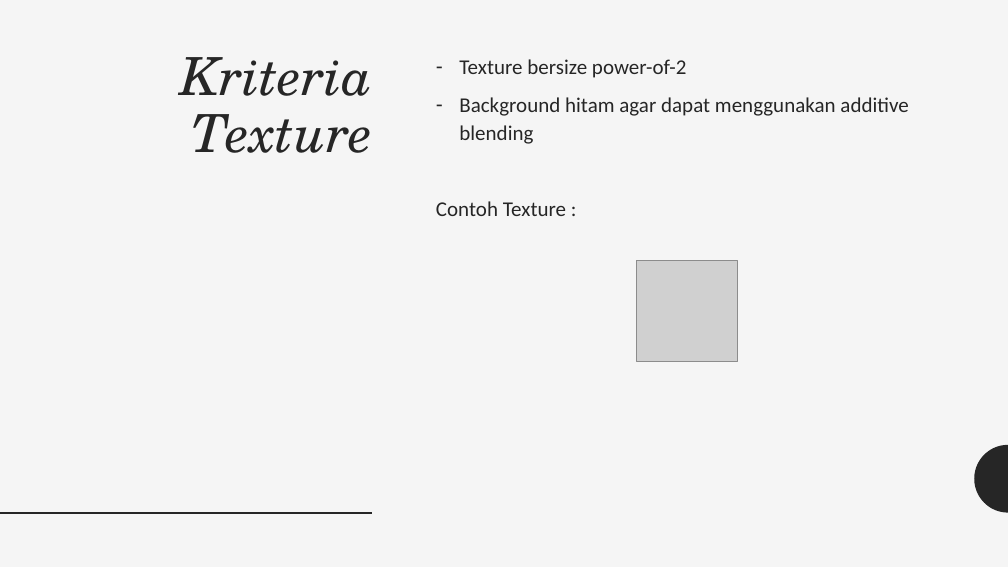
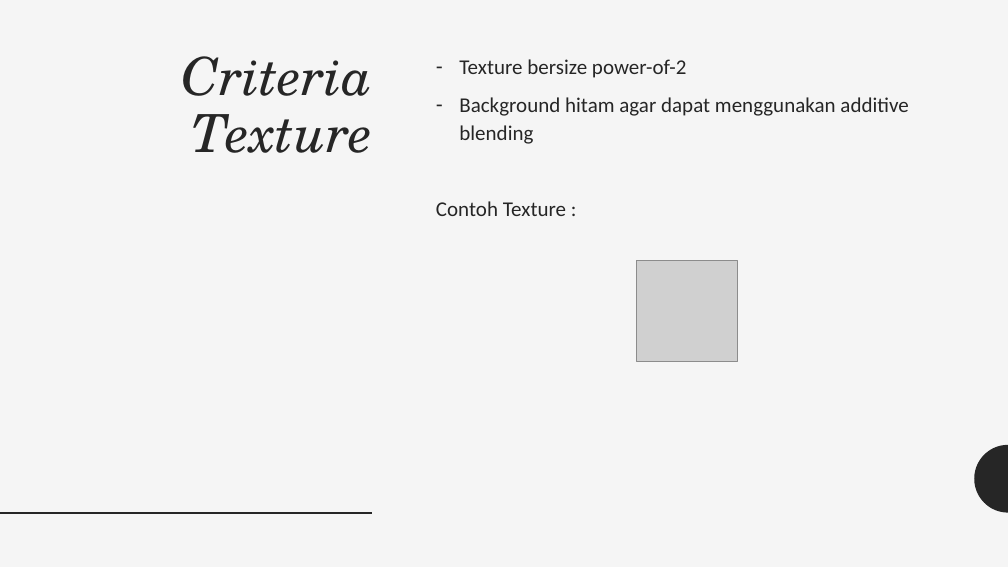
Before and after one commit to grafkom-d-if-its-2019/threejs-presentation-yolo, a slide deck: slide 5 of presentation/Particles, Sprites, and the Point Cloud.pptx. Drawn at 1008x567 pixels with LibreOffice and Linux fonts; fonts in the diff are those of the drawing; grey boxes stand for pictures. Boxes give left, top, right and bottom in pixels: in the first picture for what was removed or moved away, otherwise in the second. Text is boxed around its words. In the diff, an @@ line names an element or a change of style, - is before the commit and + after.

```diff
--- a/presentation/Particles, Sprites, and the Point Cloud.pptx
+++ b/presentation/Particles, Sprites, and the Point Cloud.pptx
@@ title at bbox=[181, 56, 372, 153]: text changed @@
-Kriteria Texture
+Criteria Texture
```
Also in this commit, not shown: 1 slide added, 1 slide removed, 1 other file.
